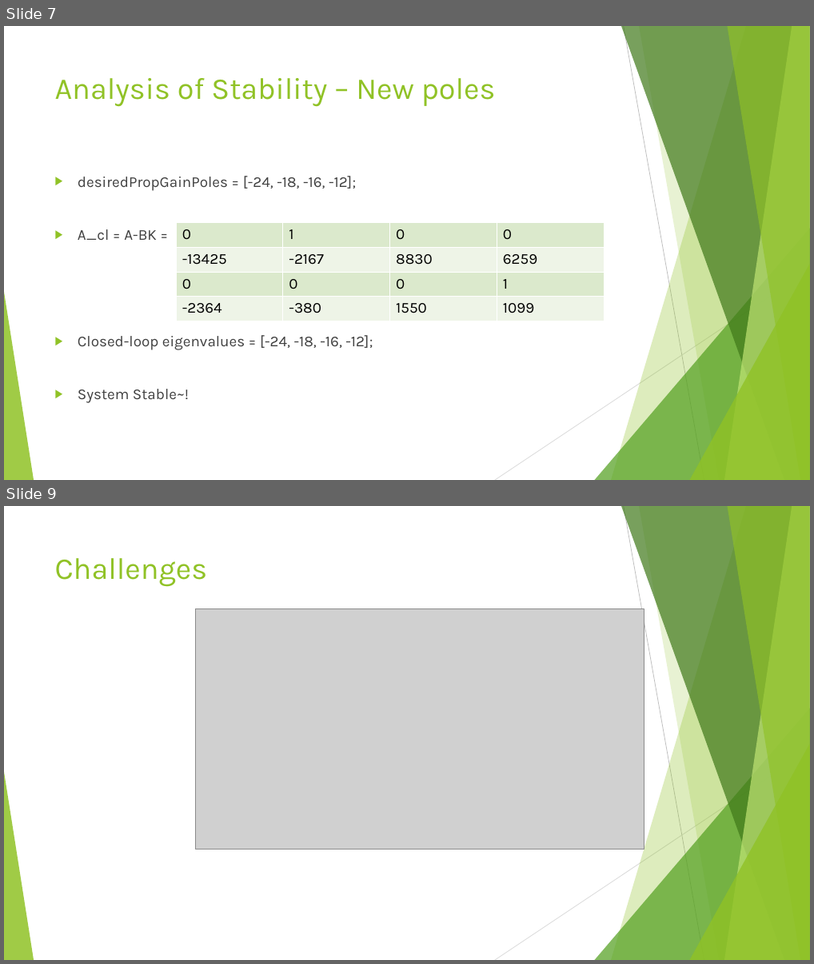
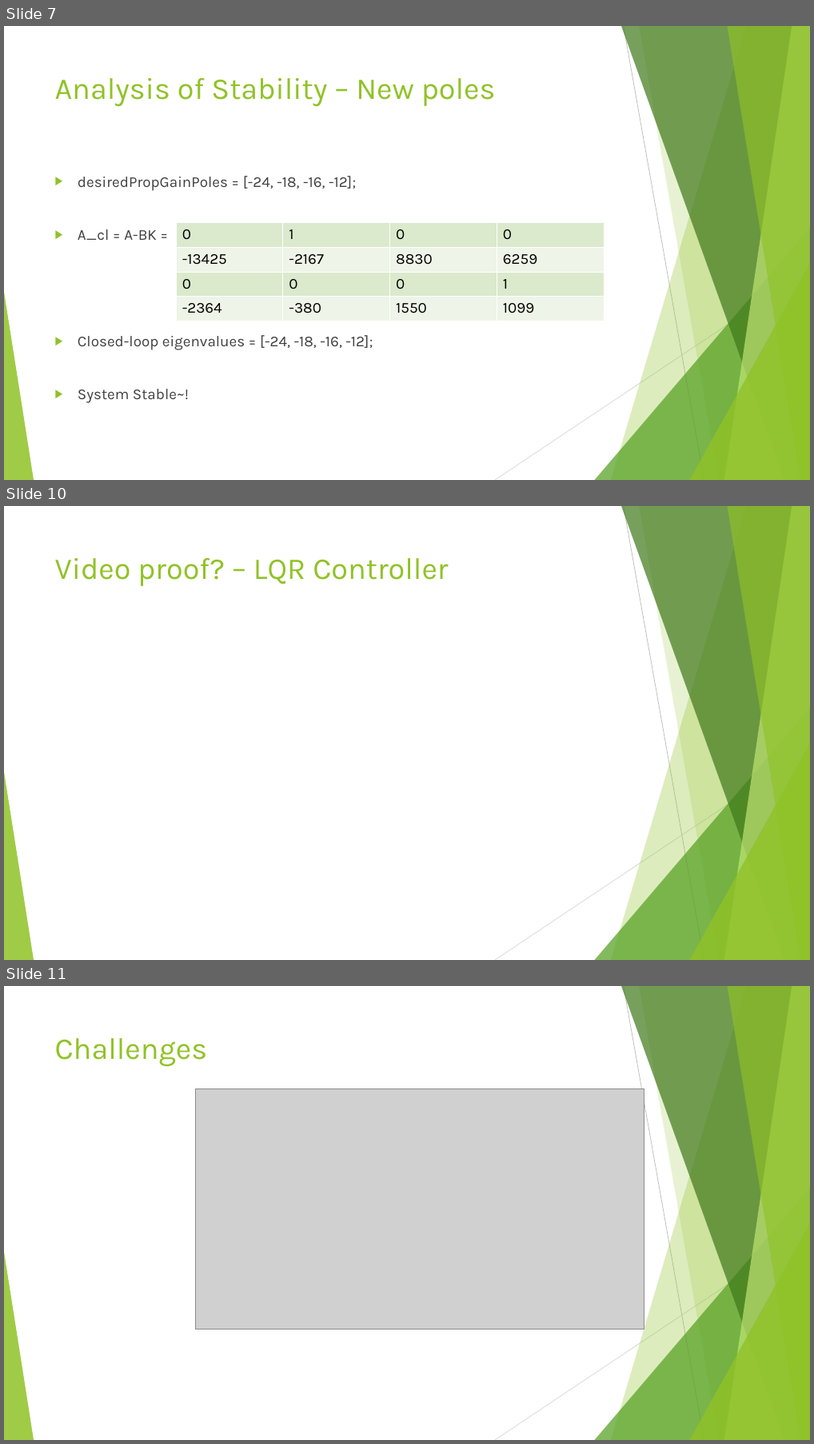
Before and after one commit to mcrusso2/EEP547_Project, a slide deck: Russo_Gaddis_EEP547_project.pptx. Shown one above the other, each under a label of ours: slides 7 and 9 before the commit, slides 7, 10 and 11 after it; the slides between them are not shown. The pictures are 814x964 and 814x1444 pixels, drawn with LibreOffice and Linux fonts; fonts in the diff are those of the drawing; grey boxes stand for pictures. Boxes give left, top, right and bottom in pixels: in the first picture for what was removed or moved away, otherwise in the second. Text is boxed around its words. In the diff, an @@ line names an element or a change of style, - is before the commit and + after.

```diff
--- a/Russo_Gaddis_EEP547_project.pptx
+++ b/Russo_Gaddis_EEP547_project.pptx
@@ slide 10 added at (x1=4, y1=506, x2=810, y2=960), background #FFFFFF; not listed: 10 template elements that a slide beside it also shows @@
@@ title added at (x1=55, y1=558, x2=448, y2=586), 36 pt, text #90C226 @@
+Video proof? – LQR Controller
@@ what was slide 9 is now slide 11 @@
```
Also in this commit, not shown: 1 slide changed, 1 other slide added.
